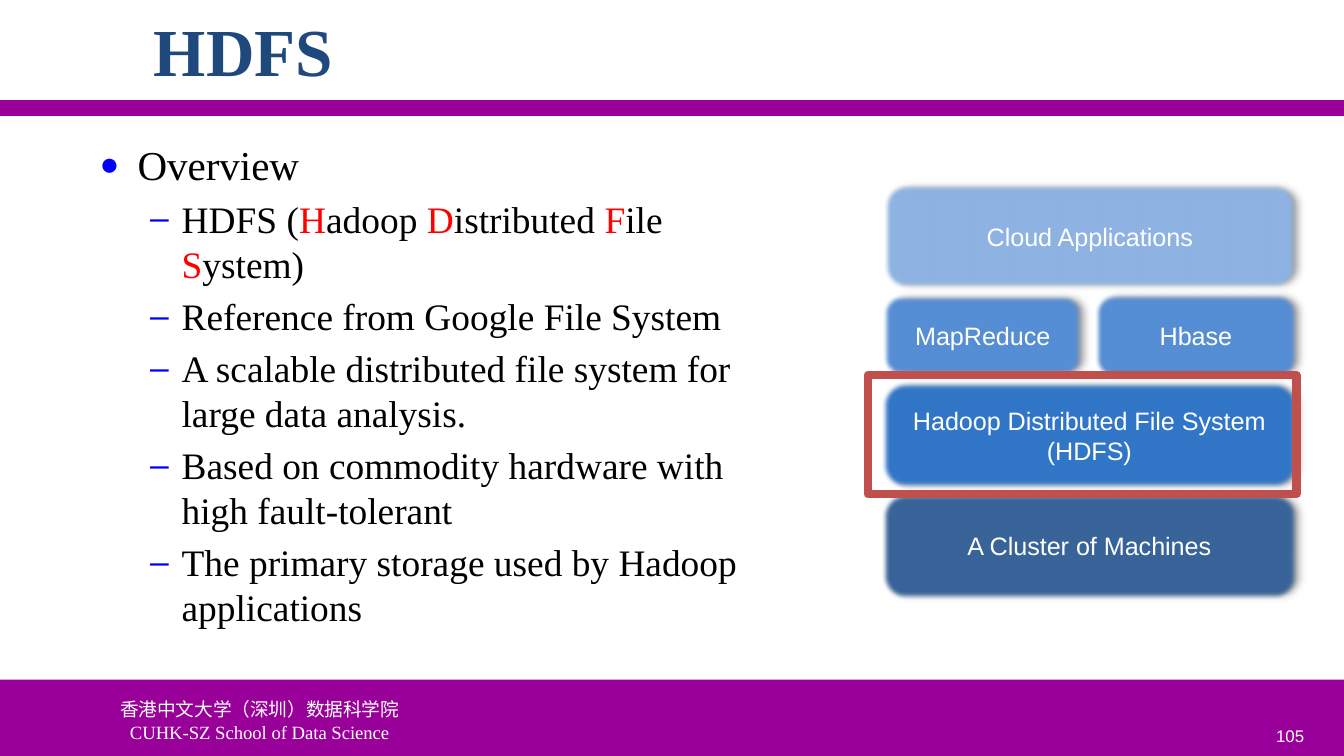
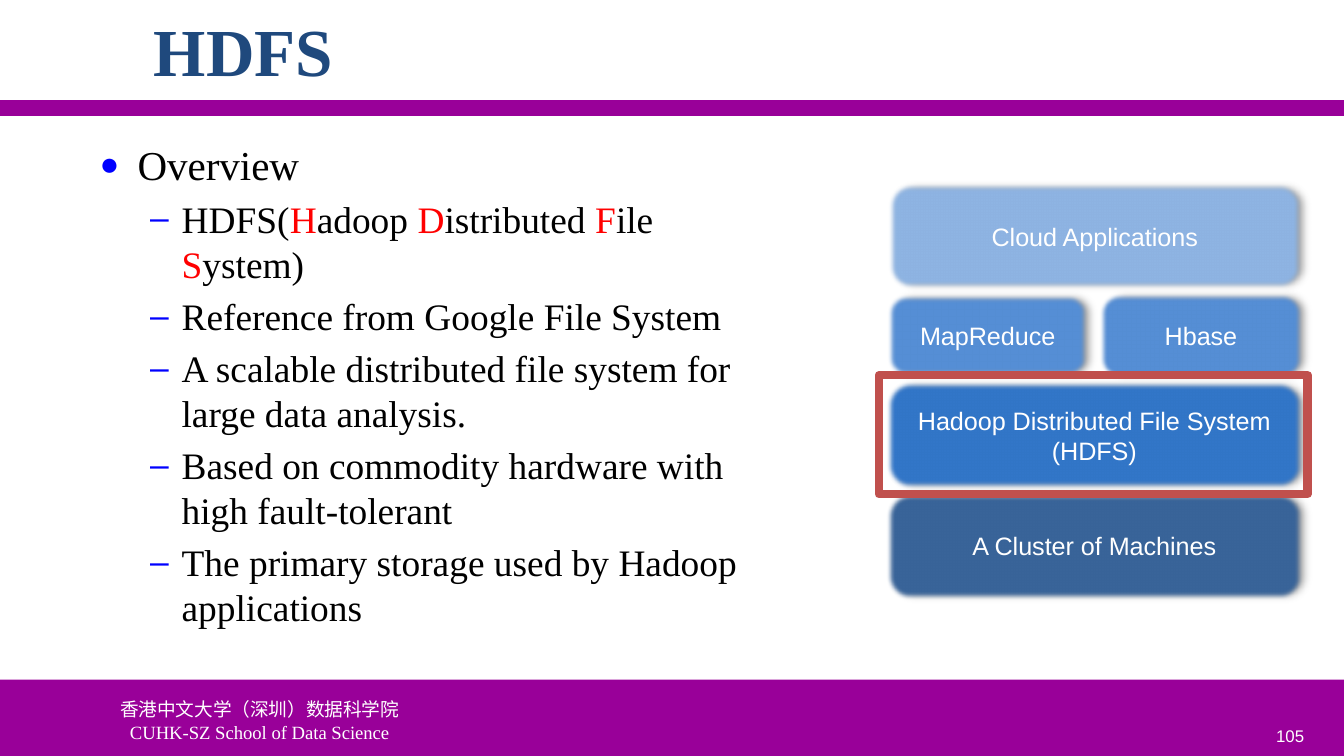
Before and after one commit to ychung1103/ychung1103.github.io, a slide deck: slide 105 of Slides/CSC6103/VT-05 Storage Virtualization.pptx. Drawn at 1344x756 pixels with LibreOffice and Linux fonts; fonts in the diff are those of the drawing; background and template pictures are left out. Boxes give left, top, right and bottom in pixels: in the first picture for what was removed or moved away, otherwise in the second. Text is boxed around its words. In the diff, an @@ line names an element or a change of style, - is before the commit and + after.

```diff
--- a/Slides/CSC6103/VT-05 Storage Virtualization.pptx
+++ b/Slides/CSC6103/VT-05 Storage Virtualization.pptx
@@ text at [182, 207, 653, 285]: spaces changed @@
-  – HDFS (Hadoop Distributed File System)
+  – HDFS(Hadoop Distributed File System)
@@ 5 rounded rectangles: place and size @@
-5 rounded rectangles at [883, 184, 1296, 598]
+5 rounded rectangles at [888, 184, 1301, 598]
@@ rectangle: place and size @@
-rectangle at [868, 375, 1297, 495]
+rectangle at [879, 375, 1308, 495]
```
Also in this commit, not shown: 22 other slides changed, 1 slide added, 1 other file.
